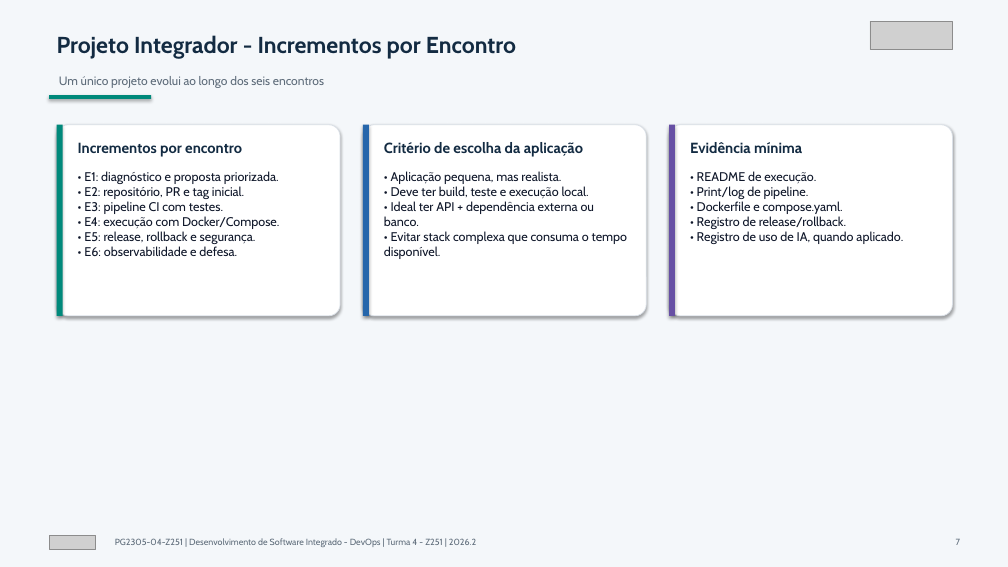
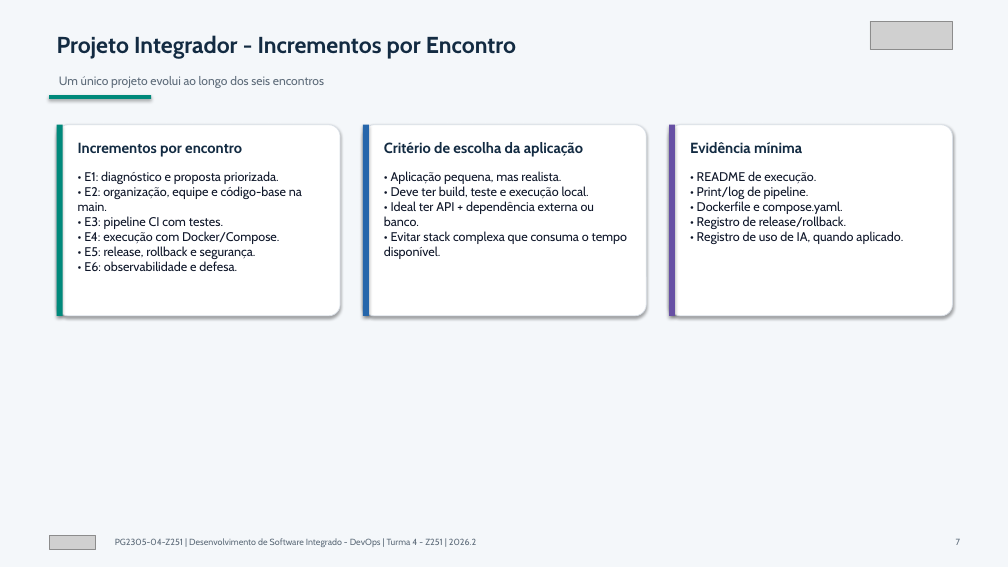
Before and after one commit to unifor-docente/desenvolvimento-software-integrado-devops, a slide deck: slide 7 of Slides/Desenvolvimento de Software Integrado - DevOps - Slides.pptx. Drawn at 1008x567 pixels with LibreOffice and Linux fonts; fonts in the diff are those of the drawing; grey boxes stand for pictures. Boxes give left, top, right and bottom in pixels: in the first picture for what was removed or moved away, otherwise in the second. Text is boxed around its words. In the diff, an @@ line names an element or a change of style, - is before the commit and + after.

Commit message:
docs: revisar encontro 2 e incremento inicial do projeto integrador

```diff
--- a/Slides/Desenvolvimento de Software Integrado - DevOps - Slides.pptx
+++ b/Slides/Desenvolvimento de Software Integrado - DevOps - Slides.pptx
@@ text at [78,186,302,211]: text changed @@
-• E2: repositório, PR e tag inicial.
+• E2: organização, equipe e código-base na main.
```
Also in this commit, not shown: 62 other slides changed, 51 slides added, 13 slides removed, 1 other file.
